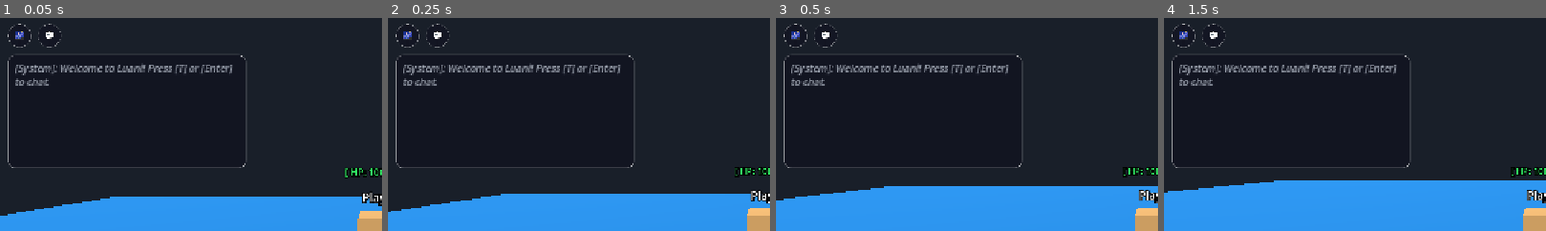
Above: before the commit, frames 1-4 (left to right).
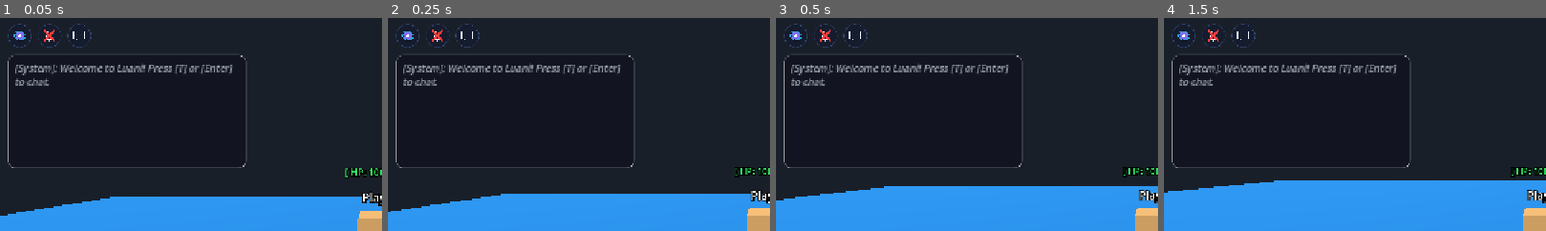
Above: after the commit, the same moments.

Repository: Catapult4733/Luani-Client
Game: Godot game, scene res://scenes/game/game_world.tscn
Two runs of this game, one before a commit and one after it. Both use one fixed random seed, a clock stepped at 60 frames per second and the inputs below. This scene is started directly instead of the project's main scene.
Inputs (mouse positions are % of the whole screen's width and height, from its top left):
- Up to frame 1 (0.05 s): no input
- Up to frame 2 (0.25 s): no input
- Up to frame 3 (0.5 s): no input
- Up to frame 4 (1.5 s): click (7, 4) at 0.52 s; click "1: ⚔️" at 1.25 s
The pictures show only the part of the screen within x 0-50%, y 0-50%; the shares and areas given below are measured in that part.

The runs differ from the first frame. In frame 1, 0.4% of the frame differs, in the area x 2-24%, y 2-14%; in frame 2, 0.4%; in frame 3, 0.4%; in frame 4, 0.4%.
Error in both runs: Trying to assign value of type 'CanvasLayer' to a variable of type 'Control'. (res://scenes/game/game_world.gd:8)

Commit message:
fix: clear button icon text overlay, enable mic bus unmuting, and sync multiplayer usernames

Diff:
--- a/client_and_studio/scenes/game/game_world.gd
+++ b/client_and_studio/scenes/game/game_world.gd
@@ -13,11 +13,47 @@
 
 var current_place_id: String = "place_default_01"
 
+const VECTOR_ICON_SCRIPT := preload("res://scripts/ui/vector_icon_button.gd")
+
 func _ready() -> void:
-	if settings_button:
-		settings_button.pressed.connect(_on_menu_button_pressed)
-	if chat_toggle_button:
-		chat_toggle_button.pressed.connect(_on_chat_toggle_pressed)
+	var top_left_bar := get_node_or_null("UI/HUD/TopLeftBar")
+	if top_left_bar:
+		for child in top_left_bar.get_children():
+			child.queue_free()
+
+		# 1. Menu Button (Galaxy Spiral)
+		var menu_btn := Button.new()
+		menu_btn.set_script(VECTOR_ICON_SCRIPT)
+		menu_btn.set("icon_type", 0) # MENU
+		menu_btn.tooltip_text = "Pause Menu (ESC)"
+		menu_btn.pressed.connect(_on_menu_button_pressed)
+		top_left_bar.add_child(menu_btn)
+
+		# 2. Mic Button
+		var mic_btn := Button.new()
+		mic_btn.name = "MicButton"
+		mic_btn.set_script(VECTOR_ICON_SCRIPT)
+		mic_btn.set("icon_type", 2) # MIC
+		mic_btn.set("is_muted", true)
+		mic_btn.tooltip_text = "Toggle Voice Chat Mic"
+		mic_btn.pressed.connect(func():
+			var voice_mgr := get_node_or_null("/root/VoiceChatManager")
+			var is_muted := true
+			if voice_mgr and voice_mgr.has_method("toggle_mic"):
+				is_muted = not voice_mgr.call("toggle_mic")
+			if mic_btn.has_method("set_muted"):
+				mic_btn.call("set_muted", is_muted)
+		)
+		top_left_bar.add_child(mic_btn)
+
+		# 3. Chat Button
+		var chat_btn := Button.new()
+		chat_btn.set_script(VECTOR_ICON_SCRIPT)
+		chat_btn.set("icon_type", 1) # CHAT
+		chat_btn.tooltip_text = "Toggle Chat (T)"
+		chat_btn.pressed.connect(_on_chat_toggle_pressed)
+		top_left_bar.add_child(chat_btn)
+
 	if leaderboard_toggle_button:
 		leaderboard_toggle_button.pressed.connect(_on_leaderboard_toggle_pressed)
 
--- a/client_and_studio/scenes/player/player_avatar.gd
+++ b/client_and_studio/scenes/player/player_avatar.gd
@@ -128,15 +128,26 @@
 		voice_playback.push_buffer(pcm_frames)
 
 func _load_profile_identity() -> void:
+	if not is_multiplayer_authority():
+		return
+
 	var net_mgr := get_node_or_null("/root/NetworkManager")
-	if is_multiplayer_authority() and net_mgr:
-		if net_mgr.local_username != "" and net_mgr.local_username != "Player":
-			player_username = net_mgr.local_username
+	if net_mgr and net_mgr.local_username != "" and net_mgr.local_username != "Player":
+		player_username = net_mgr.local_username
 		if not net_mgr.local_avatar_colors.is_empty():
 			avatar_colors = net_mgr.local_avatar_colors
 
-	# Also check local user_profile.json
-	if is_multiplayer_authority() and FileAccess.file_exists("user://user_profile.json"):
+	var proto_mgr := get_node_or_null("/root/ProtocolParser")
+	if proto_mgr and proto_mgr.latest_session_data.get("valid", false):
+		var p_name: String = proto_mgr.latest_session_data.get("username", "")
+		if p_name != "" and p_name != "Player":
+			player_username = p_name
+		var p_colors = proto_mgr.latest_session_data.get("avatar_colors")
+		if p_colors is Dictionary and not p_colors.is_empty():
+			avatar_colors = p_colors
+
+	# Check local user_profile.json
+	if (player_username == "" or player_username == "Player" or player_username == "LuaniPlayer") and FileAccess.file_exists("user://user_profile.json"):
 		var file := FileAccess.open("user://user_profile.json", FileAccess.READ)
 		if file:
 			var parsed = JSON.parse_string(file.get_as_text())
--- a/client_and_studio/scripts/core/network_manager.gd
+++ b/client_and_studio/scripts/core/network_manager.gd
@@ -44,14 +44,27 @@
 	multiplayer.server_disconnected.connect(_on_server_disconnected)
 
 	var parser := get_node_or_null("/root/ProtocolParser")
-	if parser and parser.latest_session_data.get("valid", false):
-		var data: Dictionary = parser.latest_session_data
-		if data.get("username", "") != "":
-			local_username = data.get("username")
-		if data.has("avatar_colors") and data.get("avatar_colors") is Dictionary:
-			local_avatar_colors = data.get("avatar_colors")
-		is_owner = data.get("owner", false)
-		is_verified = data.get("verified", false)
+	if parser:
+		parser.protocol_received.connect(_on_protocol_received_net)
+		if parser.latest_session_data.get("valid", false):
+			_on_protocol_received_net(parser.latest_session_data)
+
+func _on_protocol_received_net(data: Dictionary) -> void:
+	if data.get("username", "") != "":
+		local_username = data.get("username")
+	if data.has("avatar_colors") and data.get("avatar_colors") is Dictionary:
+		local_avatar_colors = data.get("avatar_colors")
+	is_owner = data.get("owner", false)
+	is_verified = data.get("verified", false)
+
+	# Update local avatar node if already spawned
+	var my_id := multiplayer.get_unique_id() if multiplayer else 1
+	var players_parent := get_node_or_null("/root/GameWorld/Players")
+	if players_parent and players_parent.has_node(str(my_id)):
+		var my_avatar = players_parent.get_node(str(my_id))
+		if my_avatar and my_avatar.has_method("set_player_username"):
+			my_avatar.call("set_player_username", local_username)
+			my_avatar.call("rpc", "rpc_sync_player_data", my_id, local_username, local_avatar_colors)
 
 	# Read user_profile.json if username is default
 	if local_username == "Player" and FileAccess.file_exists("user://user_profile.json"):
@@ -219,7 +232,7 @@
 	target_container.add_child.call_deferred(avatar)
 
 	if avatar.has_method("set_player_username"):
-		var uname: String = local_username if peer_id == multiplayer.get_unique_id() else "Player_" + str(peer_id)
+		var uname: String = local_username if peer_id == multiplayer.get_unique_id() else ("Player " + str(peer_id))
 		avatar.call_deferred("set_player_username", uname)
 
 	var proto_mgr := get_node_or_null("/root/ProtocolParser")
--- a/client_and_studio/scripts/core/voice_chat_manager.gd
+++ b/client_and_studio/scripts/core/voice_chat_manager.gd
@@ -45,9 +45,15 @@
 		if not OS.get_granted_permissions().has("android.permission.RECORD_AUDIO"):
 			OS.request_permission("RECORD_AUDIO")
 			print("[Luani VoiceChat] Requested Android RECORD_AUDIO runtime permission.")
+
 	is_mic_active = not is_mic_active
 	if capture_effect:
 		capture_effect.clear()
+
+	# Unmute Record bus effect processing when active
+	if record_bus_index >= 0:
+		AudioServer.set_bus_mute(record_bus_index, not is_mic_active)
+
 	emit_signal("mic_state_changed", is_mic_active)
 	print("[Luani VoiceChat] Microphone toggled: ", is_mic_active)
 	return is_mic_active
@@ -57,7 +63,7 @@
 		return
 
 	var frames_avail := capture_effect.get_frames_available()
-	if frames_avail >= 512:
+	if frames_avail >= 256:
 		var buffer := capture_effect.get_buffer(frames_avail)
 		if buffer.size() > 0:
 			var sender_id := multiplayer.get_unique_id()
--- a/client_and_studio/scripts/ui/vector_icon_button.gd
+++ b/client_and_studio/scripts/ui/vector_icon_button.gd
@@ -9,6 +9,8 @@
 @export var is_muted: bool = false
 
 func _ready() -> void:
+	text = ""
+	icon = null
 	custom_minimum_size = Vector2(40, 40)
 	flat = false
 
Not shown, changed: web_backend/public/downloads/LuaniClient.apk.idsig
